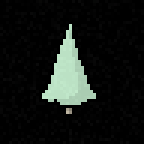
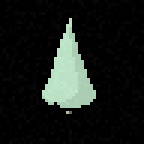
Layers edited between the first and the second 144x144 image:
painted on "Edge" over (42, 18, 96, 111)
painted on "Tree copy" over (42, 27, 96, 108)
painted on "Tree" over (45, 18, 72, 105)
added layer "Shadow copy" (30%) above "Shadow" over (42, 78, 96, 114)
hid "Shadow", painted on it over (42, 90, 96, 114)
